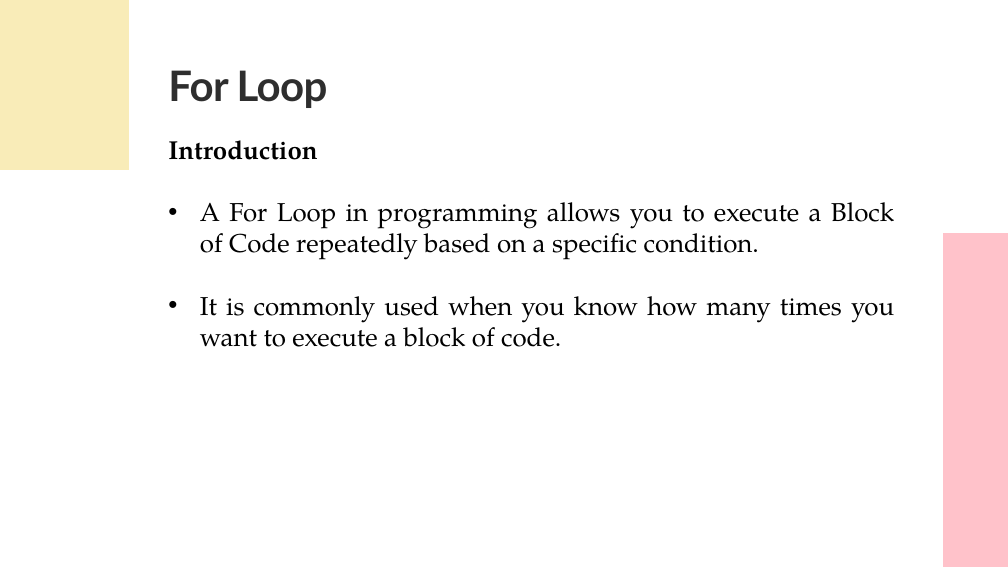
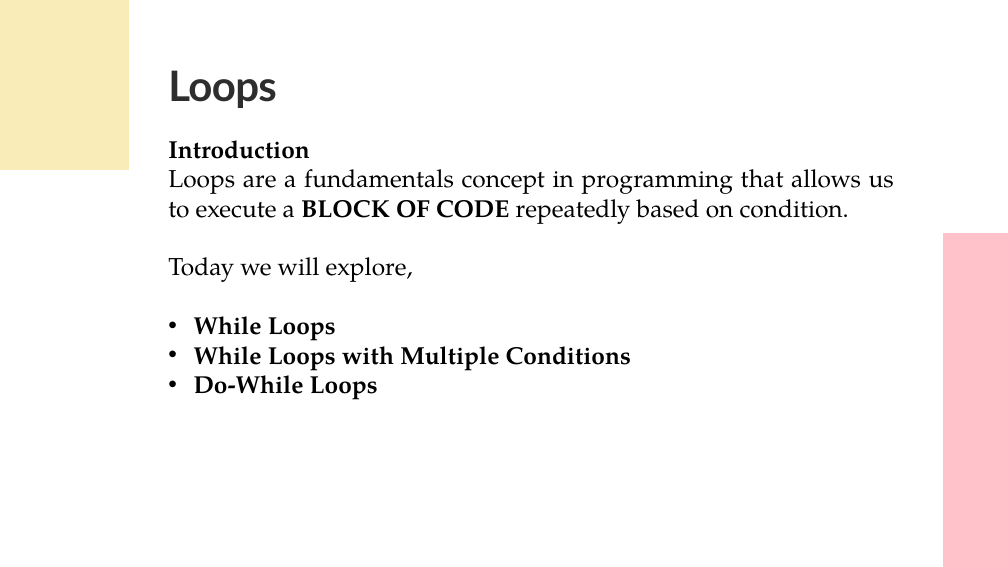
Before and after one commit to UKhayam/Programming-Fundamentals, a slide deck: slide 2 of PF-Lecture-5.pptx. Drawn at 1008x567 pixels with LibreOffice and Linux fonts; fonts in the diff are those of the drawing. Boxes give left, top, right and bottom in pixels: in the first picture for what was removed or moved away, otherwise in the second. Text is boxed around its words. In the diff, an @@ line names an element or a change of style, - is before the commit and + after.

```diff
--- a/PF-Lecture-5.pptx
+++ b/PF-Lecture-5.pptx
@@ text at box(168, 70, 277, 108): text changed @@
-For Loop
+Loops
@@ text at box(168, 140, 310, 159): size 37 to 35 pt in "Introduction" @@
@@ text at box(168, 169, 894, 400): text changed; size 37 to 35 pt @@
-• A For Loop in programming allows you to execute a Block of Code repeatedly based on a specific condition.
-• It is commonly used when you know how many times you want to execute a block of code.
+Loops are a fundamentals concept in programming that allows us to execute a BLOCK OF CODE repeatedly based on condition.
+Today we will explore,
+• While Loops
+• While Loops with Multiple Conditions
+• Do-While Loops
```
Also in this commit, not shown: 2 other slides changed, 8 slides added, 4 slides removed, 1 other file.
